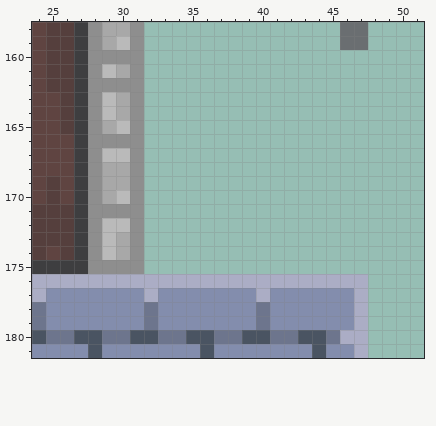
Two states of a pixel-art file, PixelEngine/res/sprites/tiles.aseprite. The picture above was drawn from the file before the commit.
256x256 pixels, 1 frame. Colours within 5 levels of each other are drawn and written as one. Shown: x 24..51, y 158..181.
New version:
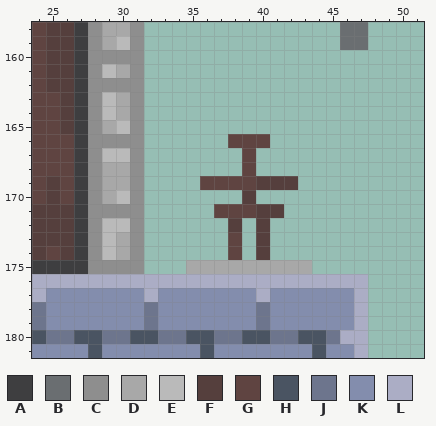
Palette (. is transparent): A #3e3e40  B #6a6e71  C #8e8e8e  D #a8a8a8  E #bababa  F #553f3d  G #5f4441  H #4a5462  J #6d758d  K #838dad  L #abadc5
What changed:
Layer "Layer 1":
y 166: x 38..40 ... -> GGG
y 167..168: x 39 . -> G
y 169: x 36..42 ....... -> GGGGFFF
y 170: x 39 . -> F
y 171: x 37..41 ..... -> GGGFF
y 172: x 38 . -> F; x 40 . -> F
y 173..174: x 38 . -> G; x 40 . -> F
y 175: x 35..43 ......... -> DDDDDDDDD
Where, in picture pixels (left, top, right, bottom), the same in both pictures:
added: (186, 134, 312, 274)
